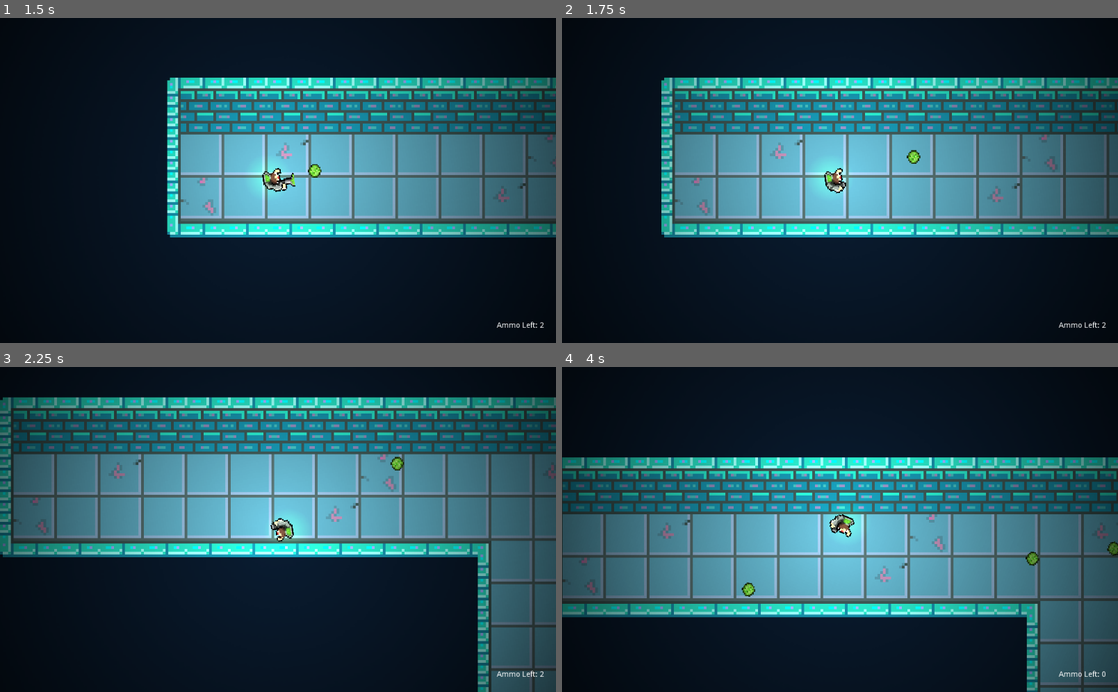
Above: before the commit, frames 1-4 (two rows, left to right).
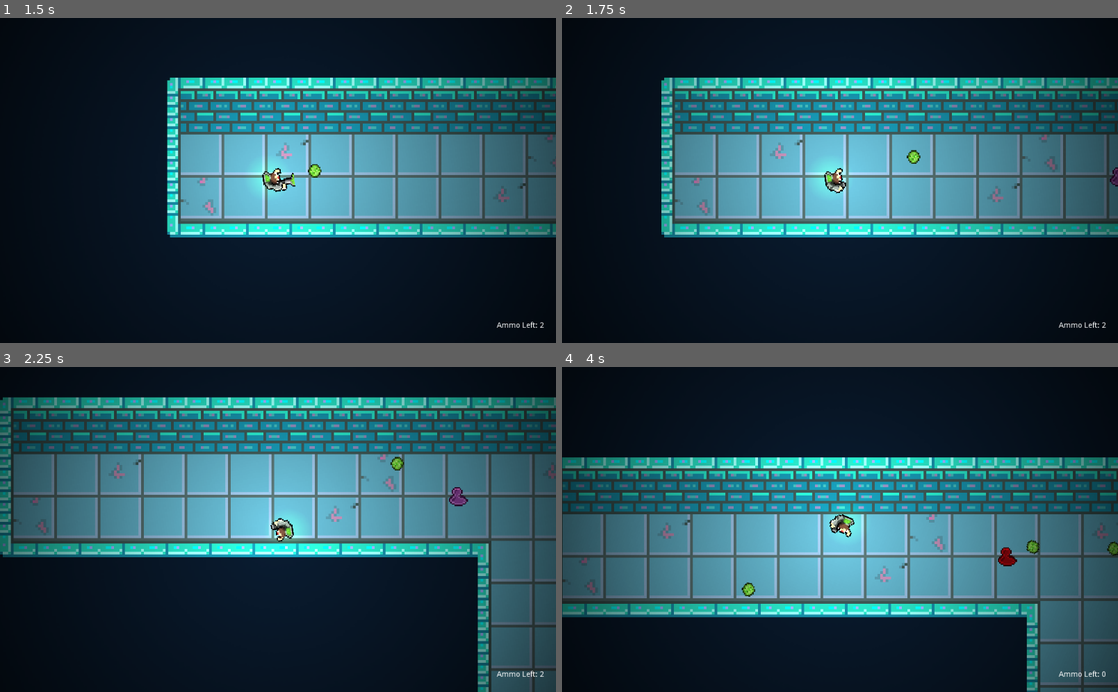
Above: after the commit, the same moments.

Repository: godofecht/Decomposition-Godofecht
Game: Godot game, scene res://SplashScreen/Background.tscn
Two runs of this game, one before a commit and one after it. Both use one fixed random seed, a clock stepped at 60 frames per second and the inputs below.
Inputs (mouse positions are in pixels of both pictures, inside the frame that each line leads up to):
- Up to frame 1 (1.5 s): click (55, 47) at 0.5 s; tap Enter at 1.25 s; move the mouse to (400, 164) at 1.27 s; hold Right from 1.28 s (still down); click (400, 164) at 1.35 s
- Up to frame 2 (1.75 s): keep holding Right
- Up to frame 3 (2.25 s): move the mouse to (166, 545) at 2.02 s; release Right at 2.03 s; hold Down from 2.03 s (still down); tap S (KEY_DOWN) at 2.1 s
- Up to frame 4 (4 s): click (728, 545) at 2.3 s; move the mouse to (895, 458) at 2.77 s; release Down at 2.78 s; hold Right 2.78-3.53 s; hold A (KEY_LEFT) 2.78-3.53 s; click (895, 458) at 3.05 s; move the mouse to (812, 594) at 3.52 s; hold Up from 3.53 s (still down); tap D (KEY_RIGHT) at 3.6 s; click (812, 594) at 3.8 s

Frame 1 is identical in both runs. In frame 2, less than 0.1% of the frame differs, in the area x 98-100%, y 45-52%; in frame 3, 0.1%; in frame 4, 0.3%, in the area x 78-86%, y 53-62%.

Commit message:
enabled bacteria rotation, fixed turret

Diff:
--- a/Bacteria/Bacteria.gd
+++ b/Bacteria/Bacteria.gd
@@ -35,7 +35,8 @@
 var velocity = Vector2.ZERO
 
 func _integrate_forces(state):
-	inertia = 1000000
+	pass
+	#inertia = 1000000
 
 func _ready() -> void:
 	var impulseForce = 25
--- a/Player/Player.gd
+++ b/Player/Player.gd
@@ -187,6 +187,7 @@
 		take_damage(1)
 	elif (body.filename == 'res://Bosses/BigBoi/BigBoi.tscn'):
 		take_damage(10)
-	elif(body.color == "blue"):
-		take_damage(1)
+	elif (body.filename == 'res://Bullet/Bullet.tscn'):
+		if(body.color == "blue"):
+			take_damage(1)
 	print(body.filename)
--- a/Turret/Turret.gd
+++ b/Turret/Turret.gd
@@ -1,4 +1,4 @@
-extends RigidBody2D
+extends StaticBody2D
 
 export var Health = 5
 export var AmoutOfComponentsGeneratedAtDeath = 5
@@ -11,7 +11,7 @@
 
 
 
-export var BULLET_SPEED = 400
+export var BULLET_SPEED = 300
 
 
 #SFX
@@ -27,21 +27,13 @@
 var visionDistance = 600
 var recoverytimer = 0
 var shootIntervalTimer = 0
-var shootIntervalTime =  5
+var shootIntervalTime =  2
 var recoveryTime = 2
 
 onready var player = get_parent().get_node("../Player")
 var bCanSeePlayer = false;
 var velocity = Vector2.ZERO
 
-func _integrate_forces(state):
-	inertia = 1000000
-
-func _ready() -> void:
-	var impulseForce = 25
-	var direction_rotation = deg2rad((randi()%360+0))
-	apply_impulse(Vector2(20, 0).rotated(direction_rotation),
-				  Vector2(impulseForce, 0).rotated(direction_rotation))
 
 
 func _on_ImpactArea_body_entered(body: Node) -> void:
@@ -58,7 +50,7 @@
 
 
 func shoot():
-	#AnimationState.travel("Shooting")
+	AnimationPlayerNode.play("Shoot")
 	ShootingSFX.play()
 	var bullet = Bullet_Scene.instance()
 	bullet.color = "blue"
--- a/Turret/Turret.tscn
+++ b/Turret/Turret.tscn
@@ -1,6 +1,6 @@
 [gd_scene load_steps=12 format=2]
 
-[ext_resource path="res://Bacteria/Bacteria.gd" type="Script" id=1]
+[ext_resource path="res://Turret/Turret.gd" type="Script" id=1]
 [ext_resource path="res://Bacteria/SFX/Enemy - Vocal 1.ogg" type="AudioStream" id=2]
 [ext_resource path="res://Bacteria/SFX/Enemy - Bullet Hit.ogg" type="AudioStream" id=3]
 [ext_resource path="res://Bacteria/SFX/Enemy - Death Small.ogg" type="AudioStream" id=4]
@@ -29,7 +29,7 @@
 "times": PoolRealArray( 0, 0.1, 0.2, 0.3, 0.4, 0.5, 0.6, 0.7 ),
 "transitions": PoolRealArray( 1, 1, 1, 1, 1, 1, 1, 1 ),
 "update": 1,
-"values": [ 0, 1, 2, 3, 4, 5, 6, 7 ]
+"values": [ 8, 9, 10, 11, 12, 13, 14, 15 ]
 }
 tracks/1/type = "method"
 tracks/1/path = NodePath("..")
@@ -47,9 +47,8 @@
 }
 
 [sub_resource type="Animation" id=4]
-resource_name = "Movement"
-length = 0.2
-loop = true
+resource_name = "Shoot"
+length = 0.3
 tracks/0/type = "value"
 tracks/0/path = NodePath(".:frame")
 tracks/0/interp = 1
@@ -57,22 +56,20 @@
 tracks/0/imported = false
 tracks/0/enabled = true
 tracks/0/keys = {
-"times": PoolRealArray( 0, 0.1 ),
-"transitions": PoolRealArray( 1, 1 ),
+"times": PoolRealArray( 0, 0.1, 0.2 ),
+"transitions": PoolRealArray( 1, 1, 1 ),
 "update": 1,
-"values": [ 0, 1 ]
+"values": [ 8, 9, 8 ]
 }
 
 [sub_resource type="CapsuleShape2D" id=5]
 radius = 0.0282473
 height = 0.00549048
 
-[node name="Bacteria" type="RigidBody2D"]
+[node name="Turret" type="StaticBody2D"]
 collision_layer = 4
 collision_mask = 7
 physics_material_override = SubResource( 1 )
-linear_damp = 2.0
-angular_damp = 1.0
 script = ExtResource( 1 )
 
 [node name="Collision" type="CollisionShape2D" parent="."]
@@ -85,11 +82,11 @@
 texture = ExtResource( 5 )
 vframes = 2
 hframes = 8
-frame = 1
+frame = 8
 
 [node name="SpriteAnimations" type="AnimationPlayer" parent="Sprite"]
 anims/Death = SubResource( 3 )
-anims/Movement = SubResource( 4 )
+anims/Shoot = SubResource( 4 )
 
 [node name="SFX" type="Node2D" parent="."]
 
--- a/World/World.tscn
+++ b/World/World.tscn
@@ -8,6 +8,7 @@
 [ext_resource path="res://World/World.gd" type="Script" id=6]
 [ext_resource path="res://World/BackgroundSounds/Music 1.wav" type="AudioStream" id=7]
 [ext_resource path="res://Bosses/BigBoi/BigBoi.tscn" type="PackedScene" id=8]
+[ext_resource path="res://Turret/Turret.tscn" type="PackedScene" id=9]
 
 [sub_resource type="ConvexPolygonShape2D" id=1]
 points = PoolVector2Array( 0, 0, 16, 0, 16, 16, 0, 16 )
@@ -591,6 +592,9 @@
 [node name="Enemies" type="YSort" parent="YSort - Entities"]
 position = Vector2( 14.9641, 6.80182 )
 
+[node name="Bacteria9" parent="YSort - Entities/Enemies" instance=ExtResource( 9 )]
+position = Vector2( 343.652, 54.4005 )
+
 [node name="BigBoi" parent="YSort - Entities/Enemies" instance=ExtResource( 8 )]
 position = Vector2( 831.682, -678.751 )
 
Not shown: 1 places in World/World.tscn that only renumber resources
